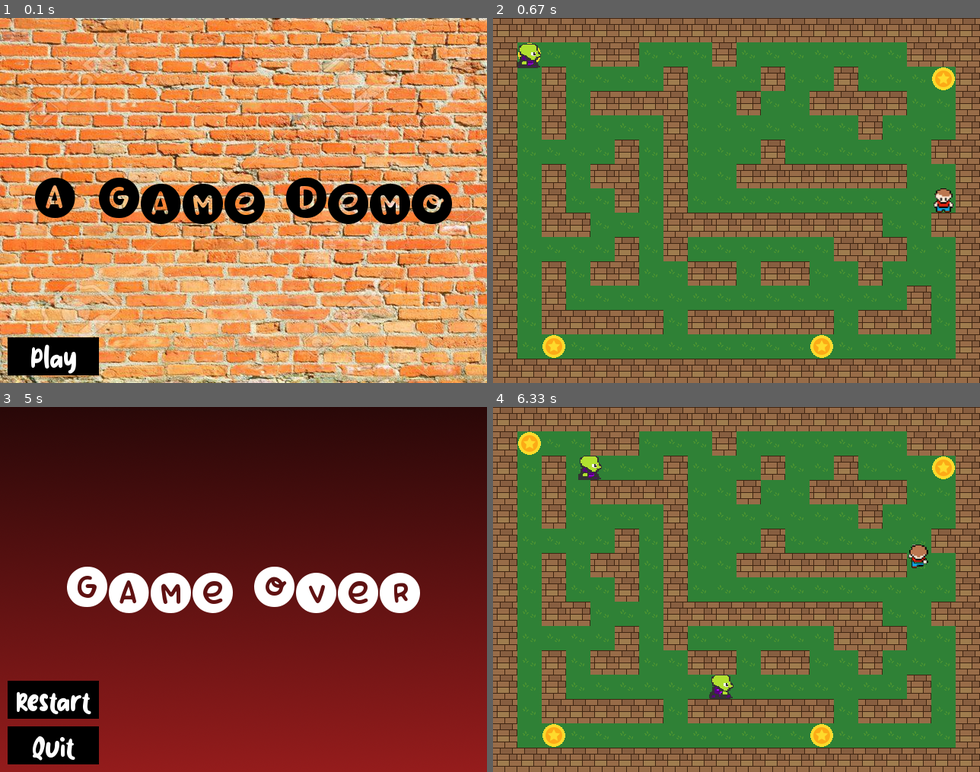
Above: before the commit, frames 1-4 (two rows, left to right).
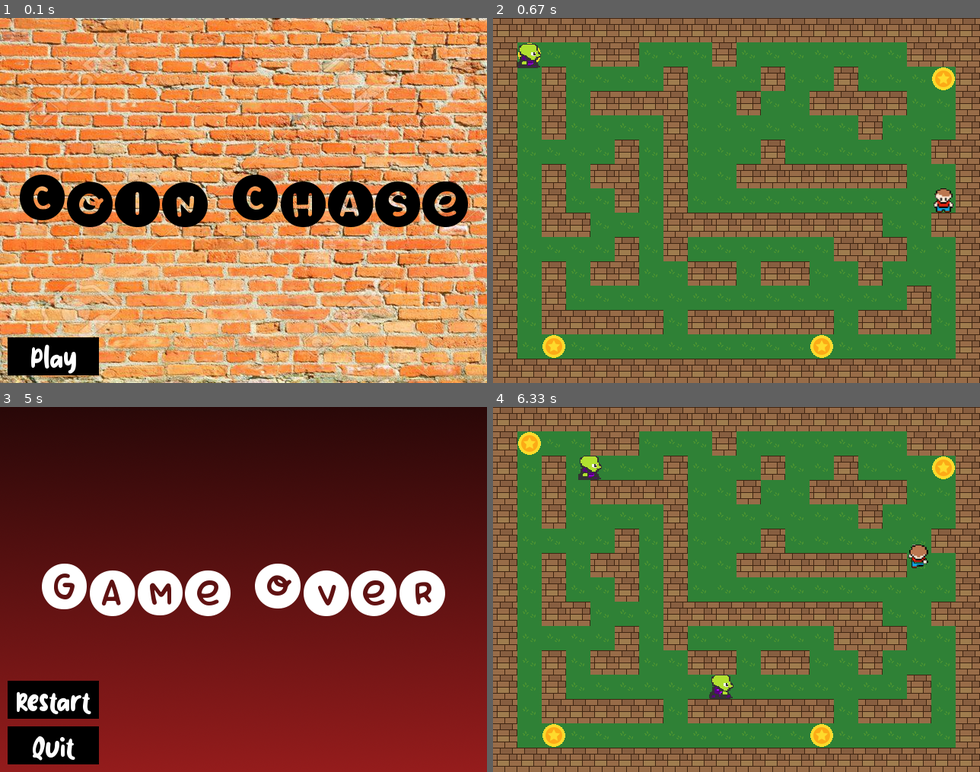
Above: after the commit, the same moments.

Repository: DannyCamacho/coin-chase-pygame
Game: pygame game, started from main.py
Same seed, same stepped clock (60 frames per second), same inputs: the game is played once before the commit and once after it.
Inputs (mouse positions are in pixels of both pictures, inside the frame that each line leads up to):
- Up to frame 1 (0.1 s): no input
- Up to frame 2 (0.67 s): click (546, 357) at 0.38 s
- Up to frame 3 (5 s): tap A at 0.67, 1.98, 3.38 s; tap E at 1.07, 1.37, 1.57, 1.9, 2.2, 3.05 s; hold Left 2.33-2.87 s; hold Down 2.9-3.2 s; hold Left 3.23-3.63 s; tap Space at 4.07 s
- Up to frame 4 (6.33 s): click (546, 699) at 5.12 s; hold Down 5.4-5.77 s; move the mouse to (833, 560) at 5.43 s; tap E at 5.55 s; hold Left 5.8-6.27 s; tap A at 5.95 s

The runs differ from the first frame. In frame 1, 6.1% of the frame differs, in the area x 4-97%, y 42-58%; in frame 2, nothing differs; in frame 3, 5.0%; in frame 4, nothing differs.

Commit message:
add separate background for game win condition

Diff:
--- a/Game.py
+++ b/Game.py
@@ -16,7 +16,7 @@
         self.pathing = False
         self.game_map = []
 
-        self.font = pygame.font.Font('assets/title_font.ttf', 64)
+        self.font = pygame.font.Font('assets/title_font.ttf', 72)
         self.character_spritesheet = Spritesheet('img/character.png')
         self.enemy_spritesheet = Spritesheet('img/enemy.png')
         self.attack_spritesheet = Spritesheet('img/attack.png')
@@ -24,6 +24,8 @@
         self.target_spritesheet = Spritesheet('img/star.png')
         self.intro_background = pygame.image.load('img/introbackground.png')
         self.game_over_background = pygame.image.load('img/gameover.png')
+        self.game_win_background = pygame.image.load('img/gameoverwin.png')
+
 
     def draw_tilemap(self):
         for i, row in enumerate(tilemap):
@@ -107,7 +109,7 @@
     def game_over(self):
         if not self.targets:
             title = self.font.render('You Win!', True, WHITE)
-            background = self.intro_background
+            background = self.game_win_background
         else:
             title = self.font.render('Game Over', True, WHITE)
             background = self.game_over_background
@@ -143,7 +145,7 @@
     def intro_screen(self):
         intro = True
 
-        title = self.font.render('A* Game Demo', True, BLACK)
+        title = self.font.render('Coin Chase', True, BLACK)
         title_rect = title.get_rect(center=(WIN_WIDTH / 2, WIN_HEIGHT / 2))
         play_button = Button(10, WIN_HEIGHT - 60, 120, 50, WHITE, BLACK, 'Play', 32)
 
